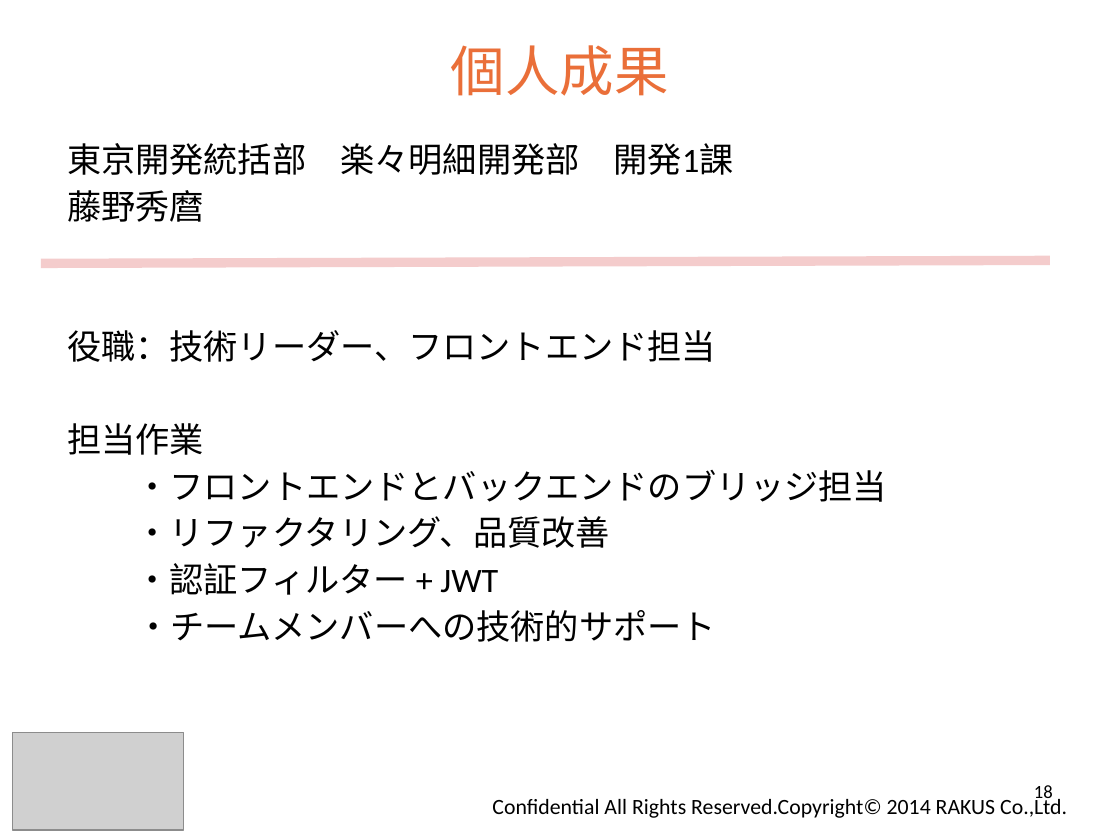
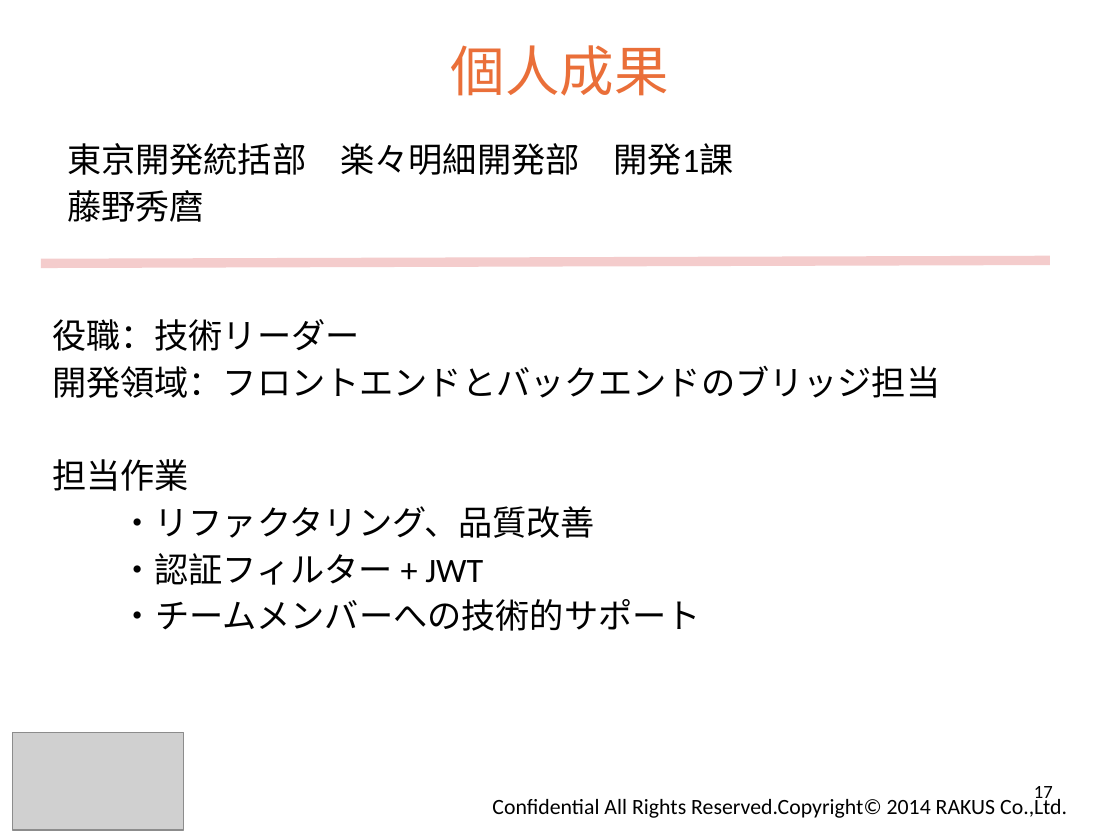
Before and after one commit to ecsite-project/ec-202404b-back, a slide deck: slide 17 of document/楽楽ペット チームB成果発表.pptx (slide 18 before the commit). Drawn at 1120x840 pixels with LibreOffice and Linux fonts; fonts in the diff are those of the drawing; grey boxes stand for pictures; background and template pictures are left out. Boxes give left, top, right and bottom in pixels: in the first picture for what was removed or moved away, otherwise in the second. Text is boxed around its words. In the diff, an @@ line names an element or a change of style, - is before the commit and + after.

```diff
--- a/document/楽楽ペット チームB成果発表.pptx
+++ b/document/楽楽ペット チームB成果発表.pptx
@@ text "役職：技術リーダー": place and size @@
-text "役職：技術リーダー" at (67,143,887,642)
+text "役職：技術リーダー" at (52,319,940,631)
@@ text at (52,319,940,398): text changed @@
-東京開発統括部 楽々明細開発部 開発1課
-藤野秀麿
-役職：技術リーダー、フロントエンド担当
+役職：技術リーダー
+開発領域：フロントエンドとバックエンドのブリッジ担当
@@ text at (135,470,887,502): paragraph removed @@
-・フロントエンドとバックエンドのブリッジ担当
@@ page number at (1034,786,1053,804): text changed @@
-18
+17
```
Also in this commit, not shown: 11 other slides changed, 1 slide removed.
